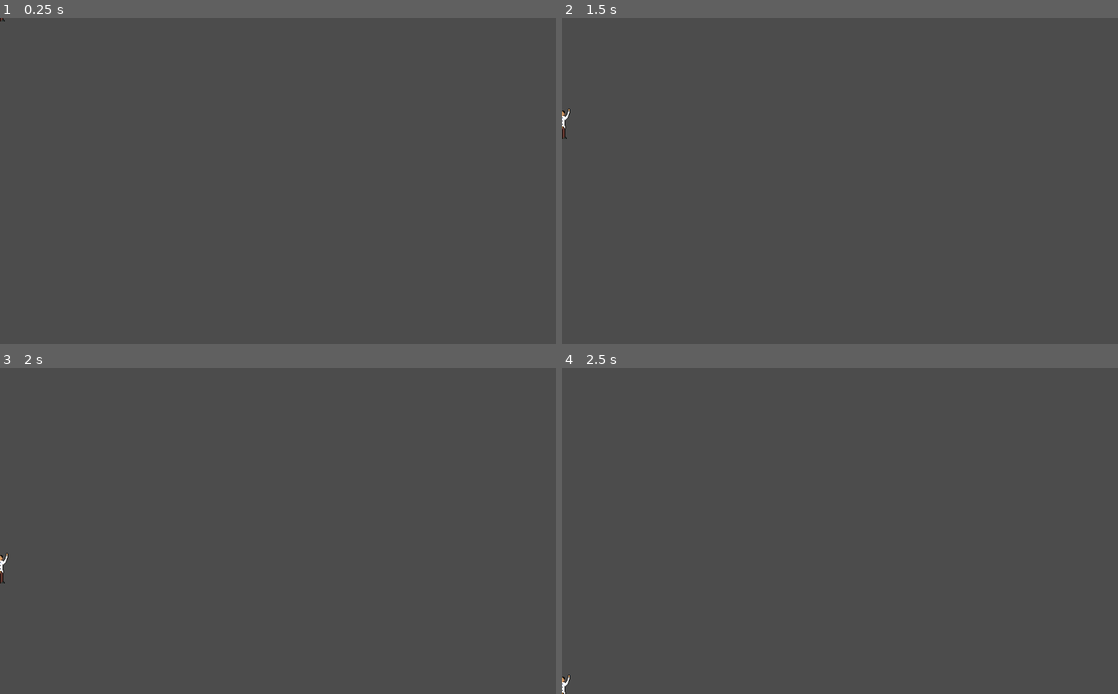
Above: before the commit, frames 1-4 (two rows, left to right).
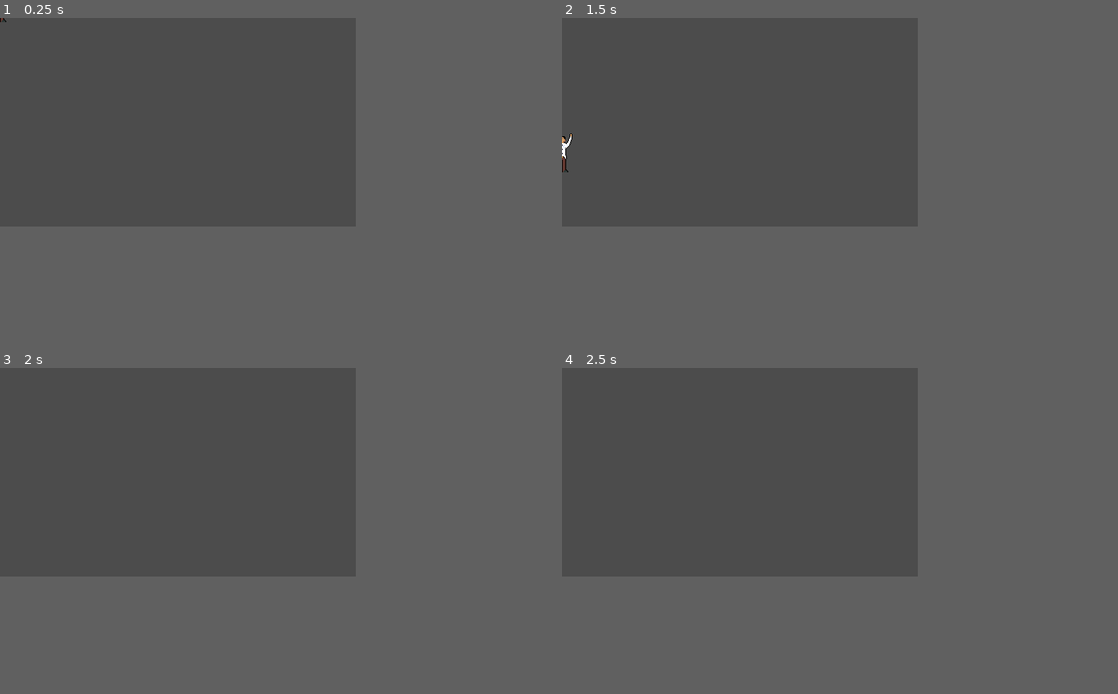
Above: after the commit, the same moments.

Repository: FieryRMS/ForeThought
Game: Godot game, scene res://elements/PlayerEntity.tscn
Same seed, same stepped clock (60 frames per second), same inputs: the game is played once before the commit and once after it. The project has no main scene, so this scene is started directly.
Inputs:
- Up to frame 1 (0.25 s): no input
- Up to frame 2 (1.5 s): hold D (move_right) from 0.53 s (still down); tap W (move_jump) at 0.77 s
- Up to frame 3 (2 s): keep holding D (move_right); tap W (move_jump) at 1.52 s
- Up to frame 4 (2.5 s): release D (move_right) at 2.03 s; hold A (move_left) from 2.03 s (still down)
In our replay, the window is 800x469 before the commit and 512x300 after it. These sizes can differ from the game's own. Grey fills any space a smaller window leaves; there, only what the larger window draws over its background counts as a difference.

The runs differ from the first frame. In frame 1, less than 0.1% of the frame differs, in the area x 0-2%, y 0-2%; in frame 2, 0.2%, in the area x 0-2%, y 27-48%; in frame 3, less than 0.1%; in frame 4, less than 0.1%.

Commit message:
bug fixes

Diff:
--- a/elements/BasePlayerEntity.tscn
+++ b/elements/BasePlayerEntity.tscn
@@ -376,11 +376,14 @@
 }
 
 [node name="BasePlayerEntity" type="KinematicBody2D"]
+collision_layer = 0
+collision_mask = 0
 __meta__ = {
 "_editor_description_": "This is the base entity for the player and ghost entities."
 }
 
 [node name="CollisionShape2D" type="CollisionShape2D" parent="."]
+visible = false
 position = Vector2( 1.5, -25.5 )
 shape = SubResource( 1 )
 
--- a/elements/Button.tscn
+++ b/elements/Button.tscn
@@ -25,6 +25,9 @@
 
 [node name="Button" type="Node2D"]
 script = ExtResource( 2 )
+__meta__ = {
+"_edit_group_": true
+}
 
 [node name="AnimationPlayer" type="AnimationPlayer" parent="."]
 anims/ButtonPress = SubResource( 1 )
@@ -43,14 +46,16 @@
 region_rect = Rect2( 0, 128, 64, 64 )
 
 [node name="StaticBody2D" type="StaticBody2D" parent="."]
+visible = false
 collision_layer = 8
 collision_mask = 0
 
 [node name="CollisionPolygon2D" type="CollisionPolygon2D" parent="StaticBody2D"]
 position = Vector2( -69, -6 )
-polygon = PoolVector2Array( 37, 6, 44, -2, 94, -2, 101, 6 )
+polygon = PoolVector2Array( 36, 6, 44, -2, 94, -2, 102, 6 )
 
 [node name="Area2D" type="Area2D" parent="."]
+visible = false
 collision_layer = 8
 collision_mask = 7
 
--- a/elements/DoorNButtons.tscn
+++ b/elements/DoorNButtons.tscn
@@ -1,18 +1,12 @@
-[gd_scene load_steps=5 format=2]
+[gd_scene load_steps=3 format=2]
 
-[ext_resource path="res://scripts/Door.gd" type="Script" id=1]
+[ext_resource path="res://scripts/DoorNButtons.gd" type="Script" id=1]
 [ext_resource path="res://elements/DoorTemplate.tscn" type="PackedScene" id=2]
-[ext_resource path="res://elements/Button.tscn" type="PackedScene" id=3]
-[ext_resource path="res://scripts/Button.gd" type="Script" id=4]
 
 [node name="DoorNButtons" type="Node2D"]
 script = ExtResource( 1 )
-NumOfDoors = 1
-color = Color( 1, 0, 0, 1 )
+color = Color( 0, 1, 1, 1 )
 
 [node name="Door" parent="." instance=ExtResource( 2 )]
 
 [node name="Buttons" type="Node" parent="."]
-
-[node name="Button" type="Node2D" parent="Buttons" instance=ExtResource( 3 )]
-script = ExtResource( 4 )
--- a/elements/DoorTemplate.tscn
+++ b/elements/DoorTemplate.tscn
@@ -294,6 +294,7 @@
 region_rect = Rect2( 320, 192, 64, 64 )
 
 [node name="StaticBody2D" type="StaticBody2D" parent="."]
+visible = false
 collision_layer = 32
 collision_mask = 0
 
--- a/elements/PlayerEntity.tscn
+++ b/elements/PlayerEntity.tscn
@@ -5,7 +5,8 @@
 [ext_resource path="res://scripts/PlayerEntity.gd" type="Script" id=3]
 
 [node name="PlayerEntity" instance=ExtResource( 1 )]
-collision_mask = 32
+collision_layer = 1
+collision_mask = 44
 script = ExtResource( 3 )
 __meta__ = {
 "_editor_description_": "Player Enitiy with controls"
--- a/project.godot
+++ b/project.godot
@@ -31,6 +31,8 @@
 
 [display]
 
+window/size/width=512
+window/size/height=300
 window/stretch/mode="2d"
 
 [gui]
--- a/scripts/Button.gd
+++ b/scripts/Button.gd
@@ -2,19 +2,40 @@
 extends Node2D
 
 signal ButtonPressed(obj, pressed)
+signal PosChanged(obj, pos, idx)
+
+var _idx
+var _entities = 0
 
 
 func SetOverlay(color: Color):
 	$Overlay.set_modulate(color)
 
 
+func SetIndex(idx: int):
+	_idx = idx
+
+
+func _enter_tree() -> void:
+	set_notify_transform(true)
+
+
+func _notification(what: int) -> void:
+	if what == NOTIFICATION_TRANSFORM_CHANGED:
+		emit_signal("PosChanged", self, position, _idx)
+
+
 func _on_Area2D_body_entered(body):
 	if body.is_in_group("Entity"):
-		$AnimationPlayer.play("ButtonPress")
-		emit_signal("ButtonPressed", self, true)
+		_entities += 1
+		if _entities == 1:
+			$AnimationPlayer.play("ButtonPress")
+			emit_signal("ButtonPressed", self, true)
 
 
 func _on_Area2D_body_exited(body):
 	if body.is_in_group("Entity"):
-		$AnimationPlayer.play_backwards("ButtonPress")
-		emit_signal("ButtonPressed", self, false)
+		_entities -= 1
+		if not _entities:
+			emit_signal("ButtonPressed", self, false)
+			$AnimationPlayer.play_backwards("ButtonPress")
--- a/scripts/Door.gd
+++ /dev/null
@@ -1,68 +0,0 @@
-tool
-extends Node2D
-
-export(int) var NumOfDoors = 0 setget onNumOfDoorsChange
-export(Color) var color = Color(1, 1, 1, 1) setget onColorChange
-
-const Button = preload("res://elements/Button.tscn")
-onready var DoorOverlay = get_node("Door/Overlay")
-onready var Buttons = get_node("Buttons")
-
-var ButtonsPressed = 0
-var isOpen = false
-var offset = Vector2(10, 10)
-
-
-func OpenDoorIfValid():
-	if ButtonsPressed == len(Buttons.get_children()):
-		$Door/AnimationPlayer.play("DoorOpen")
-		isOpen = true
-	elif isOpen:
-		$Door/AnimationPlayer.play("DoorClose")
-		isOpen = false
-
-
-func OnButtonPress(_obj, val):
-	if val:
-		ButtonsPressed += 1
-	else:
-		ButtonsPressed -= 1
-	OpenDoorIfValid()
-
-
-func _ready():
-	DoorOverlay.set_modulate(color)
-	NumOfDoors = 0
-	for i in Buttons.get_children():
-		i.SetOverlay(color)
-		NumOfDoors += 1
-		i.connect("ButtonPressed", self, "OnButtonPress")
-	if not Engine.is_editor_hint():
-		OpenDoorIfValid()
-
-
-func onNumOfDoorsChange(val):
-	print(val)
-	if Engine.is_editor_hint() and DoorOverlay:
-		if val < 0:
-			return
-		elif val < NumOfDoors:
-			var arr = Buttons.get_children()
-			for _i in range(NumOfDoors - val):
-				arr.pop_back().queue_free()
-		else:
-			for i in range(val - NumOfDoors):
-				var TempBtn = Button.instance()
-				TempBtn.SetOverlay(DoorOverlay.get_modulate())
-				TempBtn.position = DoorOverlay.global_position + offset * (NumOfDoors + i)
-				Buttons.add_child(TempBtn)
-				TempBtn.owner = get_tree().edited_scene_root
-	NumOfDoors = val
-
-
-func onColorChange(val):
-	color = val
-	if Engine.is_editor_hint() and DoorOverlay and Buttons:
-		DoorOverlay.set_modulate(val)
-		for i in Buttons.get_children():
-			i.SetOverlay(val)
--- /dev/null
+++ b/scripts/DoorNButtons.gd
@@ -0,0 +1,78 @@
+tool
+extends Node2D
+
+export(Array, Vector2) var ButtonPositions setget OnButtonPositionsChange
+export(Color) var color = Color(1, 1, 1, 1) setget onColorChange
+
+const Button = preload("res://elements/Button.tscn")
+onready var DoorOverlay = get_node("Door/Overlay")
+onready var Buttons = get_node("Buttons")
+
+var ButtonsPressed = 0
+var isOpen = false
+var offset = Vector2(10, 10)
+
+
+func OpenDoorIfValid():
+	if ButtonsPressed == len(Buttons.get_children()):
+		$Door/AnimationPlayer.play("DoorOpen")
+		isOpen = true
+	elif isOpen:
+		$Door/AnimationPlayer.play("DoorClose")
+		isOpen = false
+
+
+func OnButtonPress(_obj, isopen):
+	if isopen:
+		ButtonsPressed += 1
+	else:
+		ButtonsPressed -= 1
+	OpenDoorIfValid()
+
+
+func SpawnButton(loc: Vector2):
+	var TempBtn = Button.instance()
+	TempBtn.SetOverlay(DoorOverlay.get_modulate())
+	TempBtn.SetIndex(len(Buttons.get_children()))
+	TempBtn.position = loc
+	Buttons.add_child(TempBtn)
+	TempBtn.owner = get_tree().edited_scene_root
+	TempBtn.connect("ButtonPressed", self, "OnButtonPress")
+	TempBtn.connect("PosChanged", self, "OnButtonPositionChange")
+
+
+func _ready():
+	DoorOverlay.set_modulate(color)
+	for i in Buttons.get_children():
+		i.free()
+	for i in ButtonPositions:
+		SpawnButton(i)
+	if not Engine.is_editor_hint():
+		OpenDoorIfValid()
+
+
+func onColorChange(val):
+	color = val
+	if Engine.is_editor_hint() and DoorOverlay and Buttons:
+		DoorOverlay.set_modulate(val)
+		for i in Buttons.get_children():
+			i.SetOverlay(val)
+
+
+func OnButtonPositionsChange(val):
+	print(val)
+	if Engine.is_editor_hint() and DoorOverlay:
+		if len(ButtonPositions) < len(val):
+			for i in range(len(val) - len(ButtonPositions)):
+				var pos = DoorOverlay.global_position + offset * (len(ButtonPositions) + i)
+				SpawnButton(pos)
+				ButtonPositions.push_back(pos)
+		else:
+			ButtonPositions = val
+			_ready()
+	else:
+		ButtonPositions = val
+
+
+func OnButtonPositionChange(_obj, position: Vector2, idx: int):
+	ButtonPositions[idx] = position
--- a/scripts/Entity.gd
+++ b/scripts/Entity.gd
@@ -2,7 +2,7 @@
 class_name Entity
 
 export var Gravity := 200
-export var MovementSpeed := 10
+export var MovementSpeed := 100
 export var JumpStrength := 100
 export var Friction := 0.7
 var Velocity := Vector2.ZERO
